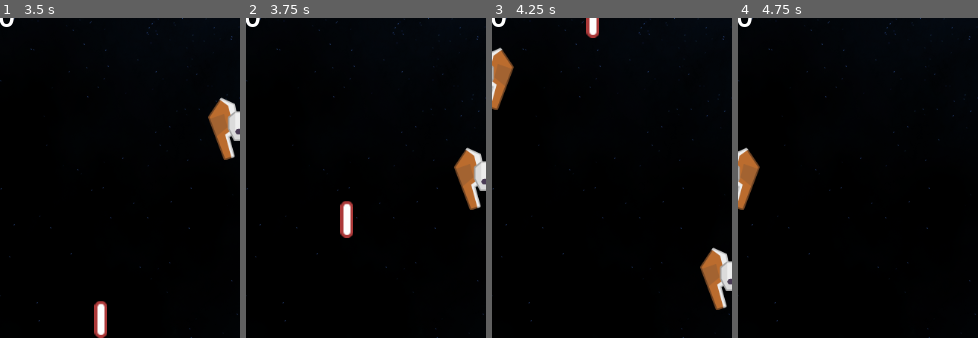
Above: before the commit, frames 1-4 (left to right).
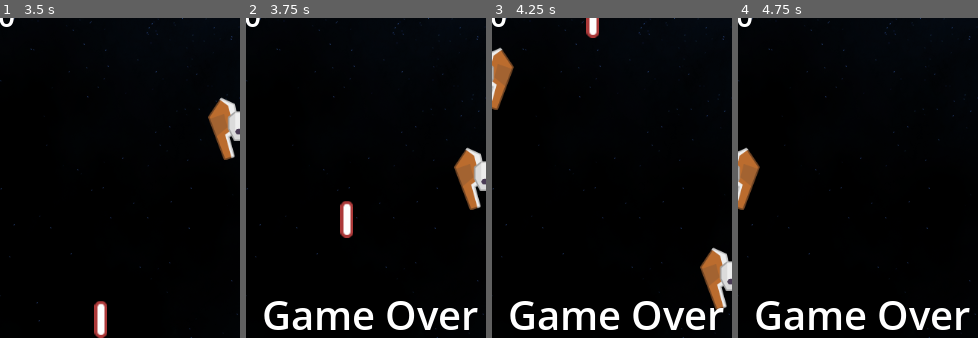
Above: after the commit, the same moments.

Repository: BenCoder302/Space-shooter-2d
Game: Godot game, scene res://scenes/main.tscn
Same seed, same stepped clock (60 frames per second), same inputs: the game is played once before the commit and once after it.
Inputs (mouse positions are % of the whole screen's width and height, from its top left):
- Up to frame 1 (3.5 s): tap Enter at 0.5 s; move the mouse to (72, 45) at 0.52 s; click (72, 45) at 0.6 s; move the mouse to (30, 55) at 1.27 s; click (30, 55) at 1.35 s; move the mouse to (60, 28) at 2.02 s; click (60, 28) at 2.1 s; move the mouse to (45, 70) at 2.77 s; click (45, 70) at 2.85 s
- Up to frame 2 (3.75 s): move the mouse to (80, 65) at 3.52 s; click (80, 65) at 3.6 s
- Up to frame 3 (4.25 s): no input
- Up to frame 4 (4.75 s): move the mouse to (20, 35) at 4.27 s; click (20, 35) at 4.35 s
The pictures show only the part of the screen within x 24-74%, y 4-54%; the shares and areas given below are measured in that part.

Frame 1 is identical in both runs. In frame 2, 3.1% of the frame differs, in the area x 7-97%, y 88-98%; in frame 3, 3.1%; in frame 4, 3.1%.

Commit message:
Added GameOver screen

Diff:
--- a/scenes/main.tscn
+++ b/scenes/main.tscn
@@ -7,12 +7,16 @@
 [ext_resource type="PackedScene" uid="uid://b7pqlnu1t0v8p" path="res://scenes/enemy.tscn" id="5_tbgi4"]
 [ext_resource type="Script" uid="uid://ev4yh7duuko3" path="res://scipts/enemy_spawner.gd" id="6_tefeu"]
 [ext_resource type="Script" uid="uid://cr4u2d5n3rcgn" path="res://scipts/label.gd" id="7_o6xl0"]
+[ext_resource type="Script" uid="uid://bhk1tpxl3xfsj" path="res://scipts/game_over_label.gd" id="8_tipki"]
 
 [sub_resource type="CircleShape2D" id="CircleShape2D_o6xl0"]
 radius = 46.238514
 
 [sub_resource type="LabelSettings" id="LabelSettings_tefeu"]
 font_size = 30
+
+[sub_resource type="LabelSettings" id="LabelSettings_o6xl0"]
+font_size = 40
 
 [node name="Main" type="Node2D" unique_id=807371507]
 
@@ -43,12 +47,22 @@
 [node name="Timer" type="Timer" parent="EnemySpawner" unique_id=514478283]
 autostart = true
 
-[node name="Label" type="Label" parent="." unique_id=139973494]
+[node name="ScoreLabel" type="Label" parent="." unique_id=139973494]
 offset_right = 40.0
 offset_bottom = 23.0
 text = "Score: 0"
 label_settings = SubResource("LabelSettings_tefeu")
 script = ExtResource("7_o6xl0")
 
+[node name="GameOverLabel" type="Label" parent="." unique_id=1853397600]
+visible = false
+offset_right = 480.0
+offset_bottom = 641.0
+text = "Game Over"
+label_settings = SubResource("LabelSettings_o6xl0")
+horizontal_alignment = 1
+vertical_alignment = 1
+script = ExtResource("8_tipki")
+
 [connection signal="area_entered" from="Player" to="Player" method="_on_area_entered"]
 [connection signal="timeout" from="EnemySpawner/Timer" to="EnemySpawner" method="spawn_enemy_ship"]
--- /dev/null
+++ b/scipts/game_over_label.gd
@@ -0,0 +1,5 @@
+extends Label
+
+func _process(delta: float) -> void:
+	if GameState.is_game_over:
+		visible = true
--- a/scipts/game_state.gd
+++ b/scipts/game_state.gd
@@ -1,3 +1,4 @@
 extends Node
 
 var score = 0
+var is_game_over = false
--- a/scipts/player.gd
+++ b/scipts/player.gd
@@ -22,3 +22,4 @@
 func _on_area_entered(area: Area2D) -> void:
 	if area.is_in_group("enemy"):
 		queue_free()
+		GameState.is_game_over = true
Not shown, added: scipts/game_over_label.gd.uid
